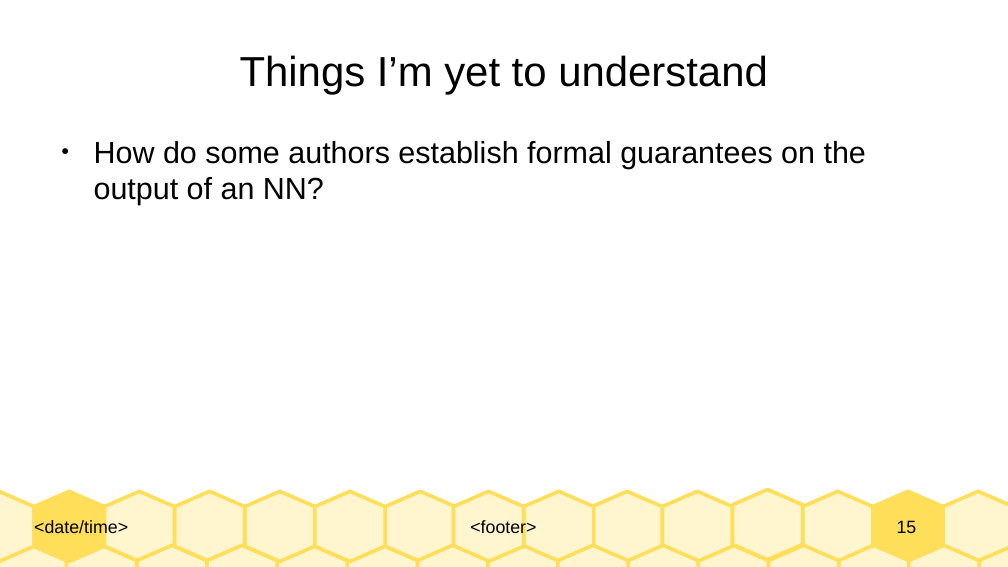
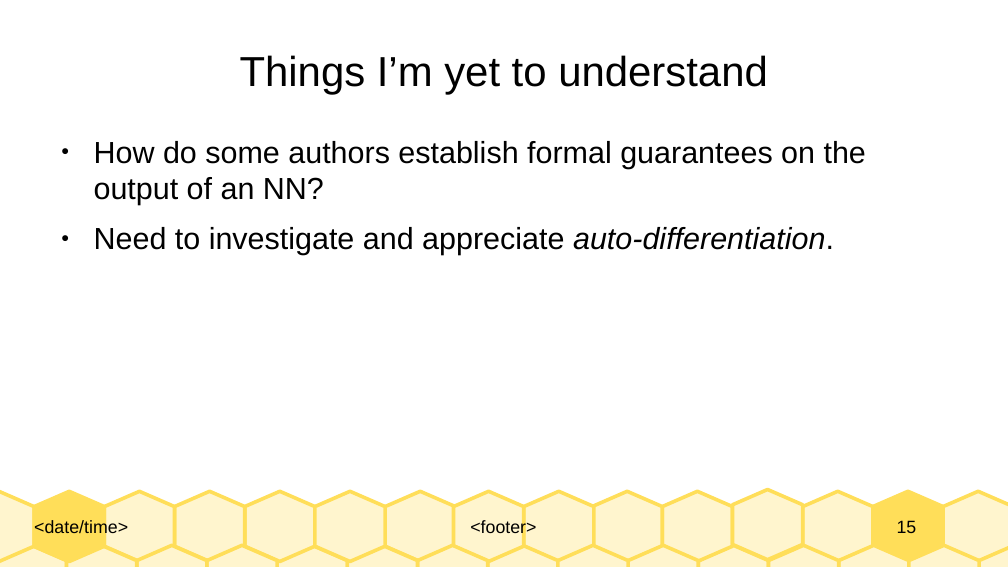
Before and after one commit to Realife-Brahmin/OriginalDocsHub, a slide deck: slide 15 of research_showcase/physicsInformedNeuralNetworks_aryan_ritwajeet_jha.odp. Drawn at 1008x567 pixels with LibreOffice and Linux fonts; fonts in the diff are those of the drawing. Boxes give left, top, right and bottom in pixels: in the first picture for what was removed or moved away, otherwise in the second. Text is boxed around its words. In the diff, an @@ line names an element or a change of style, - is before the commit and + after.

```diff
--- a/research_showcase/physicsInformedNeuralNetworks_aryan_ritwajeet_jha.odp
+++ b/research_showcase/physicsInformedNeuralNetworks_aryan_ritwajeet_jha.odp
@@ text at [94,227,834,255]: paragraph added @@
+● Need to investigate and appreciate auto-differentiation.
```
Also in this commit, not shown: 6 other slides changed, 1 other file.
